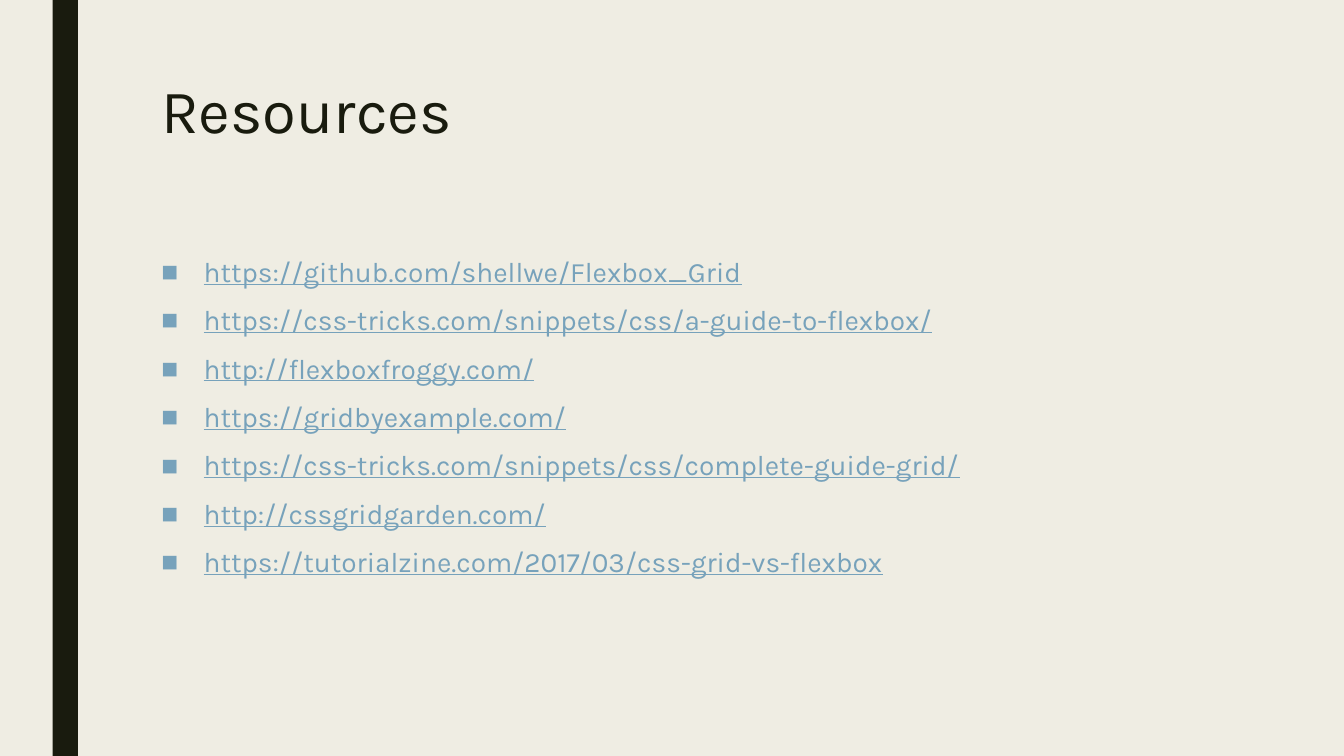
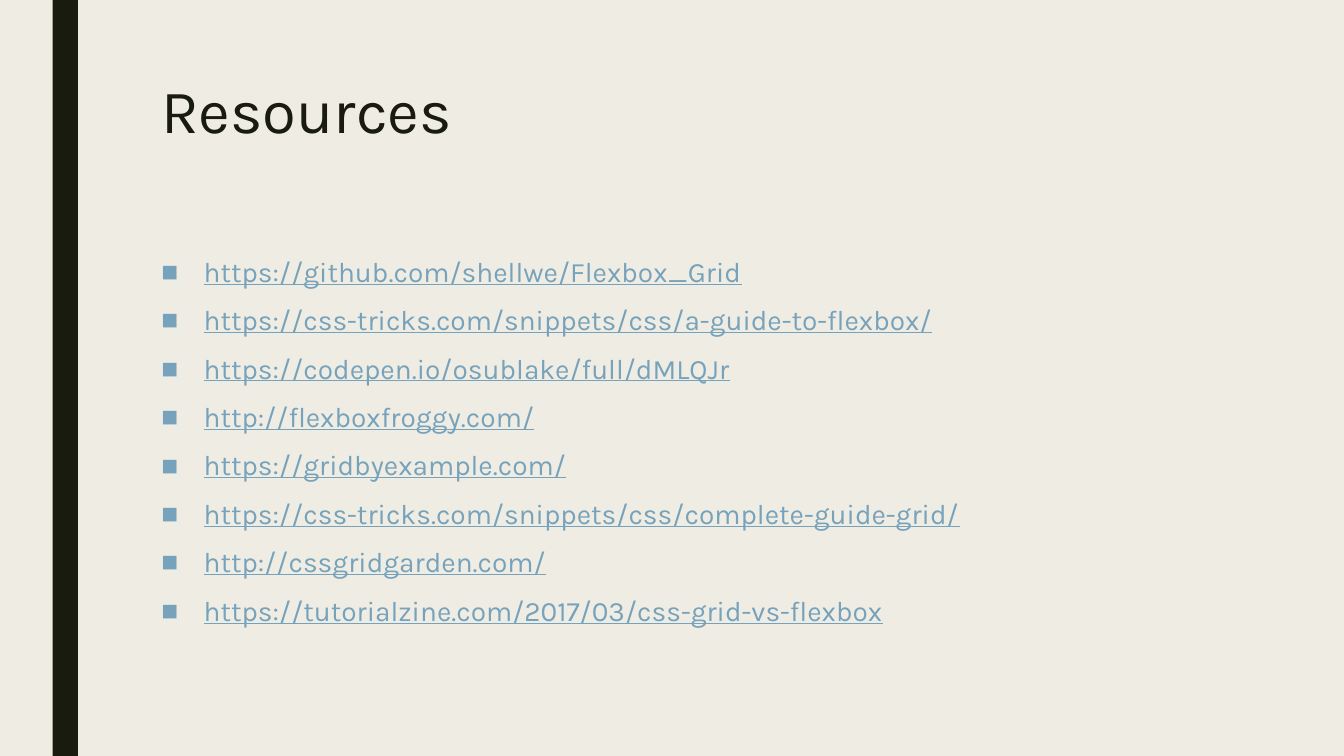
Before and after one commit to shellwe/Flexbox_Grid, a slide deck: slide 5 of Flexbox and Grid.pptx. Drawn at 1344x756 pixels with LibreOffice and Linux fonts; fonts in the diff are those of the drawing. Boxes give left, top, right and bottom in pixels: in the first picture for what was removed or moved away, otherwise in the second. Text is boxed around its words. In the diff, an @@ line names an element or a change of style, - is before the commit and + after.

```diff
--- a/Flexbox and Grid.pptx
+++ b/Flexbox and Grid.pptx
@@ text at <box>204,358,730,386</box>: paragraph added @@
+■ https://codepen.io/osublake/full/dMLQJr
```
Also in this commit, not shown: 1 other slide changed, 9 other files.
